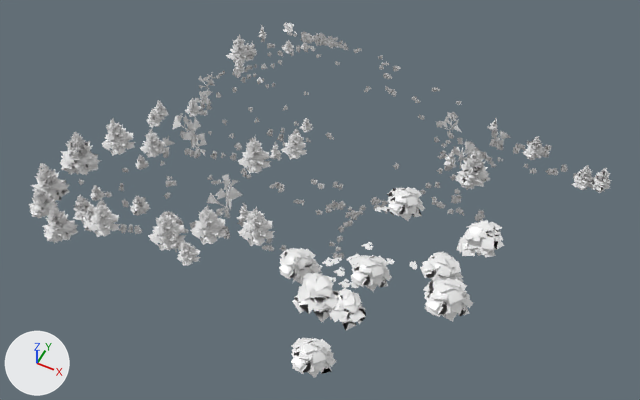
One commit to the FBX model zdsp/zdspclient/Assets/Scenes_Zdsp/common/snow/model/all_snow_v_y01.fbx: the scene before it, then after it.
Both versions are drawn from a 50 mm camera at (-25.1, -252.2, 209.7) aimed at (-105.6, -91.3, 8.5). Lighting does not change. The marker at lower left points along +X, +Y and +Z. Where no turn or scale is listed for an object, it has been applied to the vertices. Vertices at the same position are counted once.

In view in the first picture: 'all_snow_v_y01'.
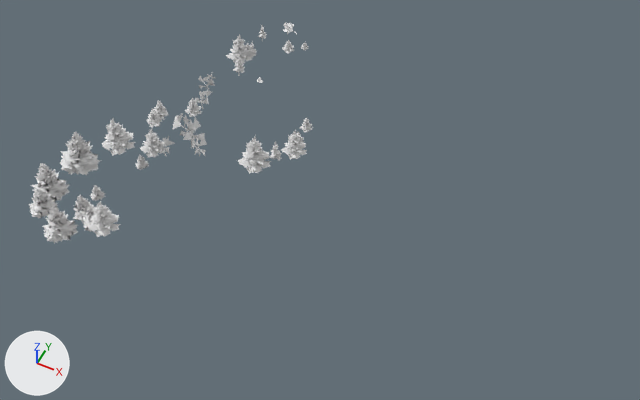
Boxes [x1, y1, x2, y2] around the edits, measured in the pictures (640 x 400 px; the box of a moved part takes in the faces that stretch with it):
'all_snow_v_y01', reshaped (51% narrower, 38% shorter): before [28, 22, 612, 378]; after [28, 22, 313, 243]
part 1 of me_mesh, deleted: before [79, 32, 612, 378]
part 2 of me_mesh, moved or reshaped: before [29, 23, 309, 243]; after [29, 23, 308, 243]

The change, as a diff of the scene's bpy script:
```diff
--- a/zdsp/zdspclient/Assets/Scenes_Zdsp/common/snow/model/all_snow_v_y01.fbx.py
+++ b/zdsp/zdspclient/Assets/Scenes_Zdsp/common/snow/model/all_snow_v_y01.fbx.py
@@ me_mesh @@
 # used by ob_all_snow_v_y01; location = (0.0, 0.0, 0.0)
-me_mesh.from_pydata(...)  # 67064 vertices, 49857 faces; spans x -183.0..-28.0, y -153.0..-13.0, z 2.0..28.0
+me_mesh.from_pydata(...)  # 24659 vertices, 19066 faces; spans x -183.0..-118.0, y -144.0..-14.0, z 2.0..27.0
+# me_mesh part 1: 8275 loose pieces with 41636 vertices, spanning x -174.0..-28.0, y -153.0..-13.0, z 4.0..28.0, are deleted
+# me_mesh part 2: 5349 vertices moved within x -180.0..-122.0, y -142.0..-16.0, z 4.0..27.0; 769 vertices removed from x -168.0..-121.0, y -132.0..-18.0, z 4.0..15.0
 me_mesh.materials.append(mat_snow_v_y01)
```
